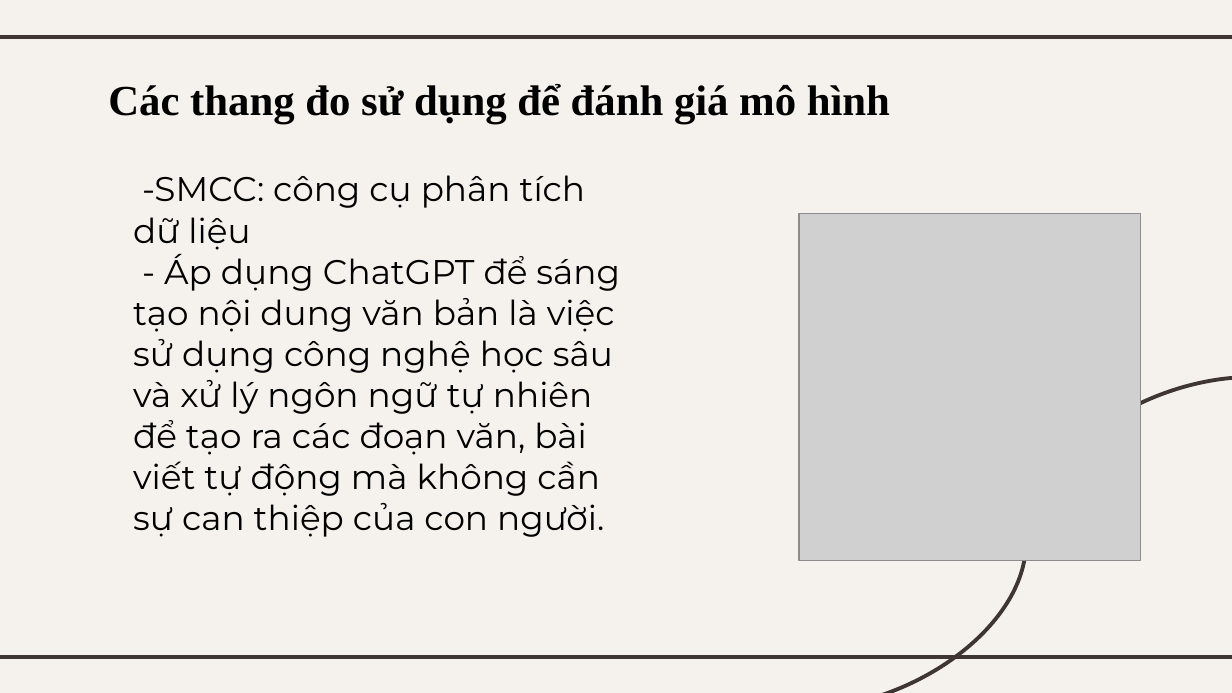
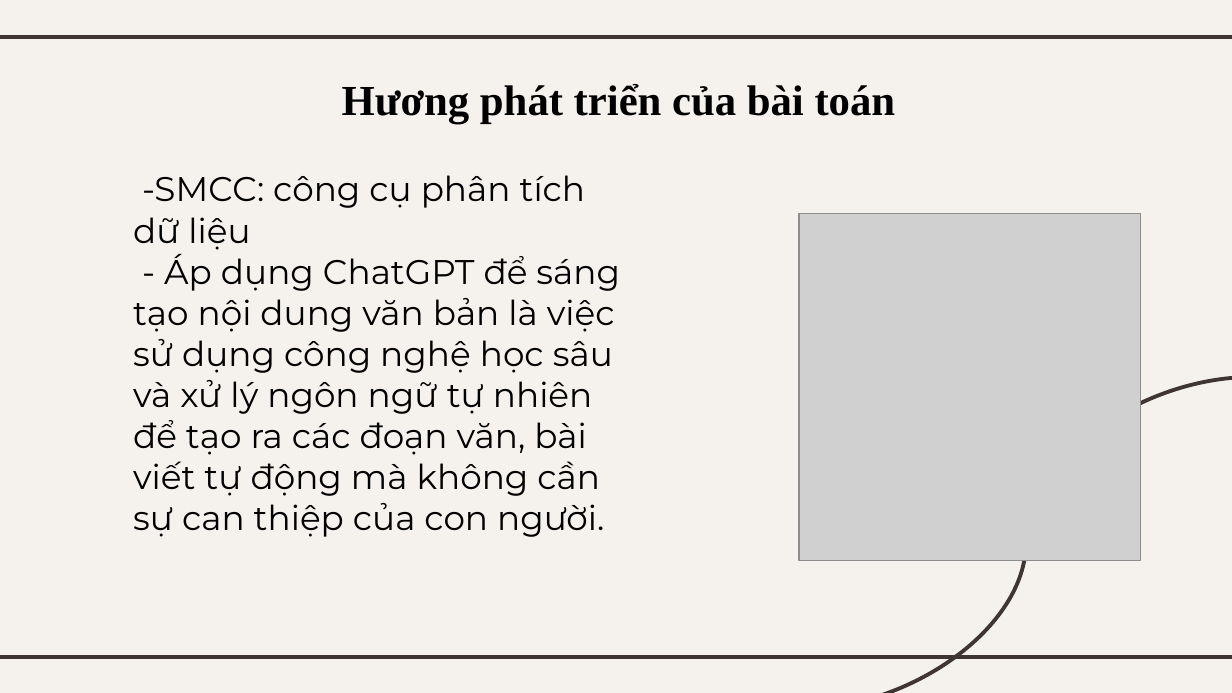
Before and after one commit to serifinal/Lifelong-ML-Naive-Bayes, a slide deck: slide 47 of slide.pptx (slide 41 before the commit). Drawn at 1232x693 pixels with LibreOffice and Linux fonts; fonts in the diff are those of the drawing; grey boxes stand for pictures. Boxes give left, top, right and bottom in pixels: in the first picture for what was removed or moved away, otherwise in the second. Text is boxed around its words. In the diff, an @@ line names an element or a change of style, - is before the commit and + after.

```diff
--- a/slide.pptx
+++ b/slide.pptx
@@ title at (342, 84, 896, 123): text changed @@
-Các thang đo sử dụng để đánh giá mô hình
+Hương phát triển của bài toán
```
Also in this commit, not shown: 9 other slides changed, 9 slides added, 14 slides removed, 1 other file.
